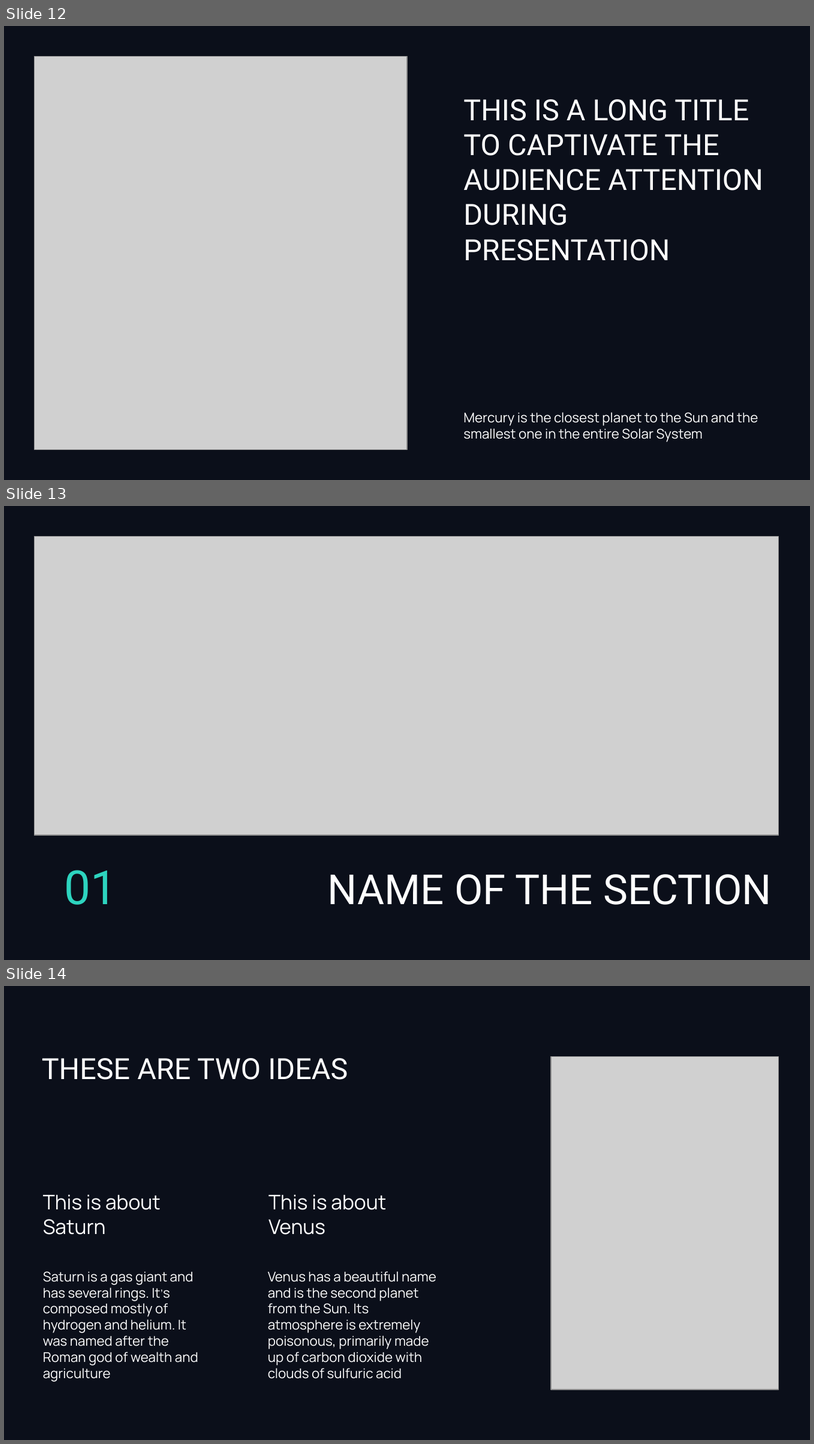
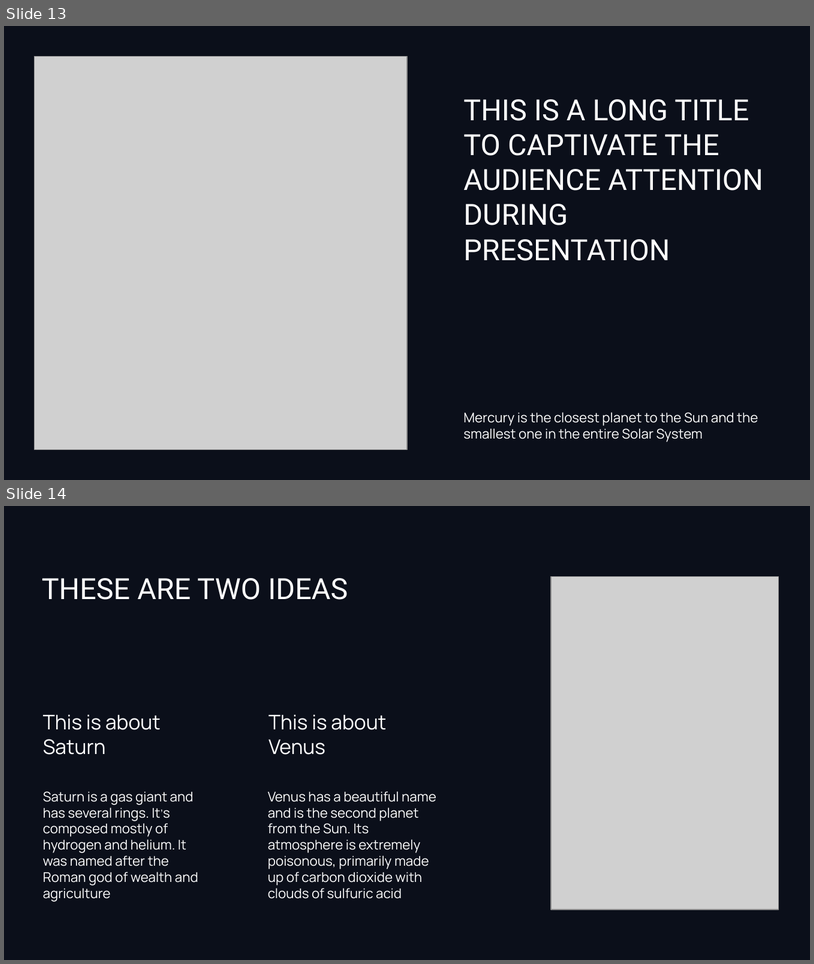
Before and after one commit to Anfal2004/XAI_M2, a slide deck: ST4CS_PPT.pptx. Shown one above the other, each under a label of ours: slides 12, 13 and 14 before the commit, slides 13 and 14 after it. The pictures are 814x1444 and 814x964 pixels, drawn with LibreOffice and Linux fonts; fonts in the diff are those of the drawing; grey boxes stand for pictures; background and template pictures are left out. Boxes give left, top, right and bottom in pixels: in the first picture for what was removed or moved away, otherwise in the second. Text is boxed around its words. In the diff, an @@ line names an element or a change of style, - is before the commit and + after.

```diff
--- a/ST4CS_PPT.pptx
+++ b/ST4CS_PPT.pptx
@@ slide 13 removed at bbox=[4, 506, 810, 960], background picture (left out) @@
@@ picture removed at bbox=[35, 537, 779, 835] @@
@@ title removed at bbox=[65, 870, 117, 904] @@
-01
@@ title removed at bbox=[328, 874, 772, 904] @@
-NAME OF THE SECTION
@@ what was slide 12 is now slide 13 @@
```
Also in this commit, not shown: 2 slides changed, 1 slide added.
